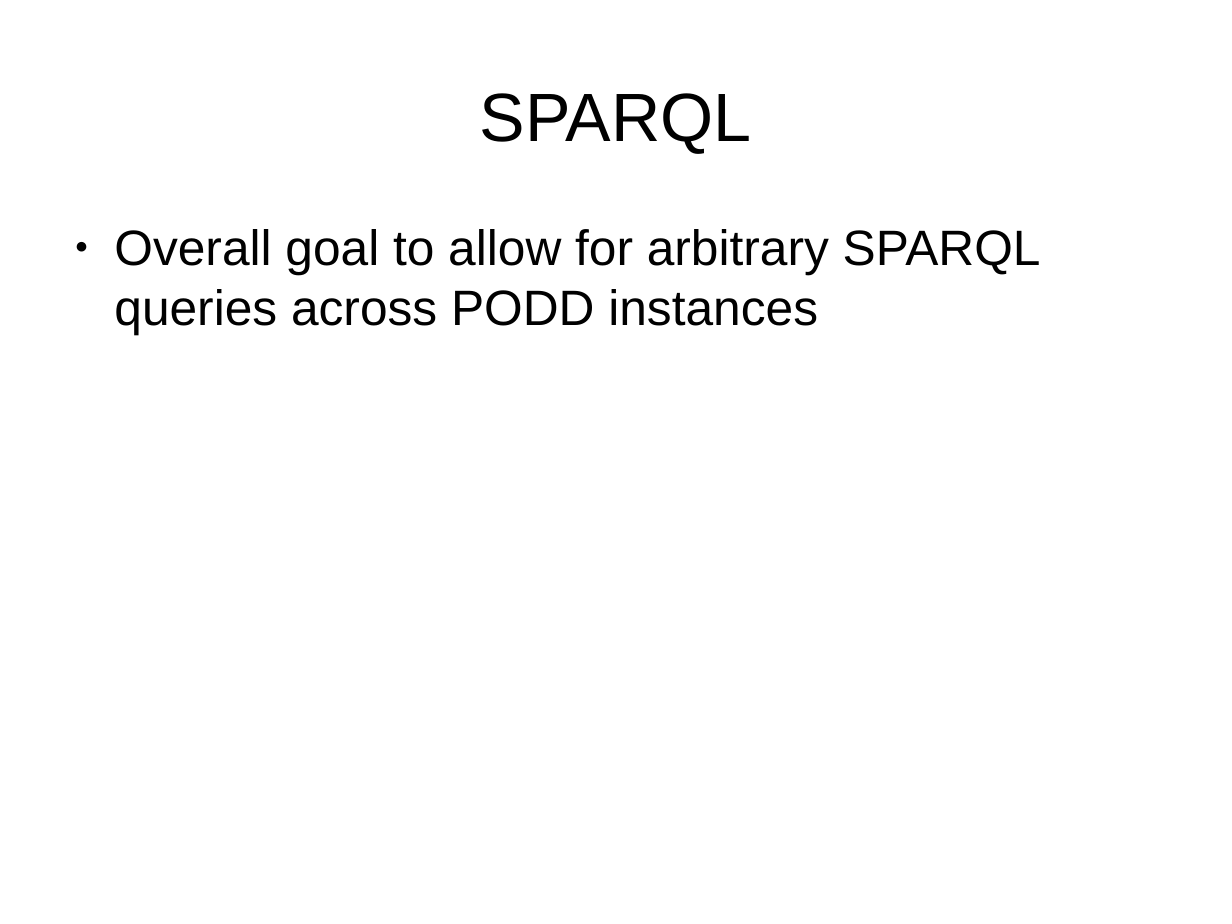
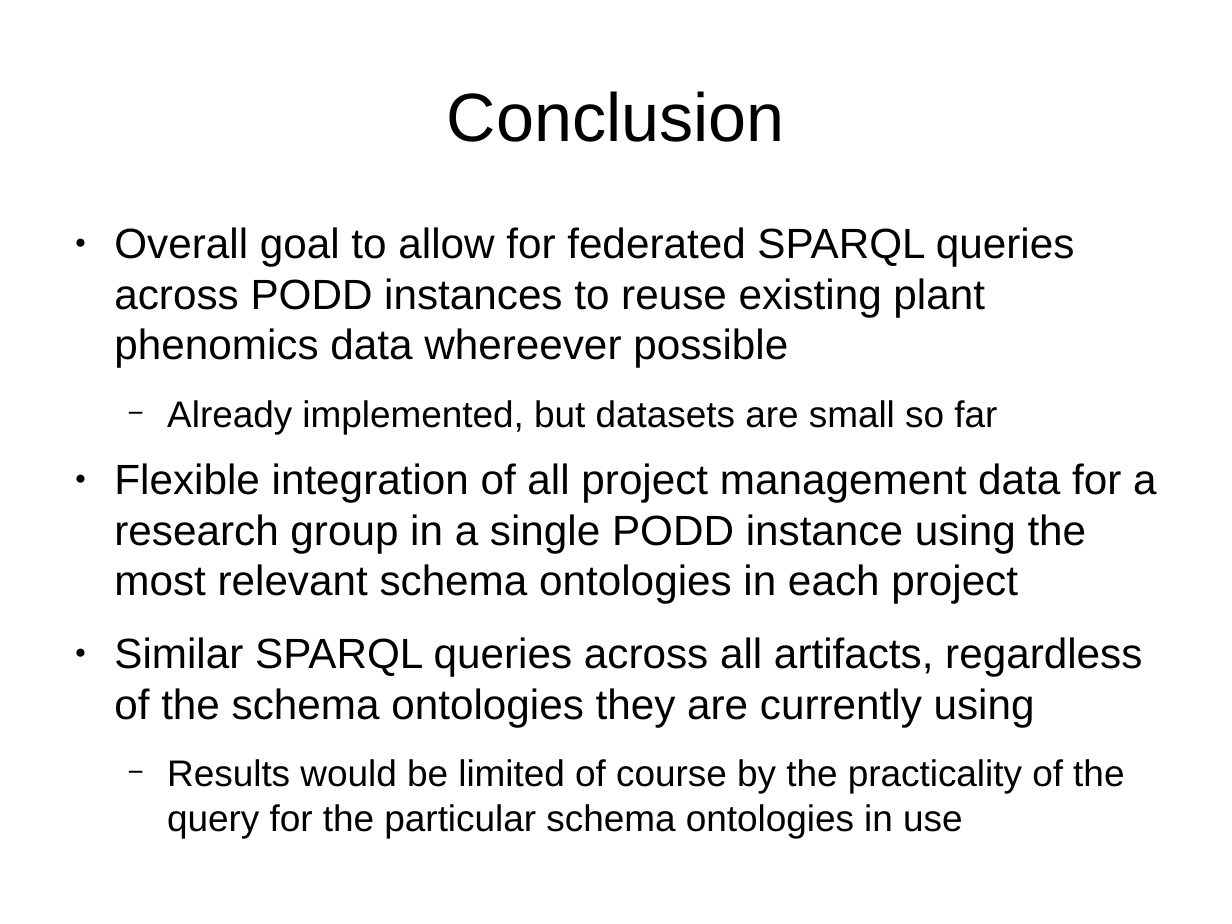
Before and after one commit to podd/podd-publications, a slide deck: slide 8 of montpellier2014/PODD-Montpellier2014.odp. Drawn at 1232x924 pixels with LibreOffice and Linux fonts; fonts in the diff are those of the drawing. Boxes give left, top, right and bottom in pixels: in the first picture for what was removed or moved away, otherwise in the second. Text is boxed around its words. In the diff, an @@ line names an element or a change of style, - is before the commit and + after.

```diff
--- a/montpellier2014/PODD-Montpellier2014.odp
+++ b/montpellier2014/PODD-Montpellier2014.odp
@@ title at bbox=[447, 91, 785, 142]: text changed @@
-SPARQL
+Conclusion
@@ text at bbox=[114, 227, 1156, 838]: text changed; size 32 to 27.2 pt @@
-● Overall goal to allow for arbitrary SPARQL queries across PODD instances
+● Overall goal to allow for federated SPARQL queries across PODD instances to reuse existing plant phenomics data whereever possible
+  − Already implemented, but datasets are small so far
+● Flexible integration of all project management data for a research group in a single PODD instance using the most relevant schema ontologies in each project
+● Similar SPARQL queries across all artifacts, regardless of the schema ontologies they are currently using
+  − Results would be limited of course by the practicality of the query for the particular schema ontologies in use
```
Also in this commit, not shown: 5 other slides changed, 2 slides added, 2 slides removed, 7 other files.
